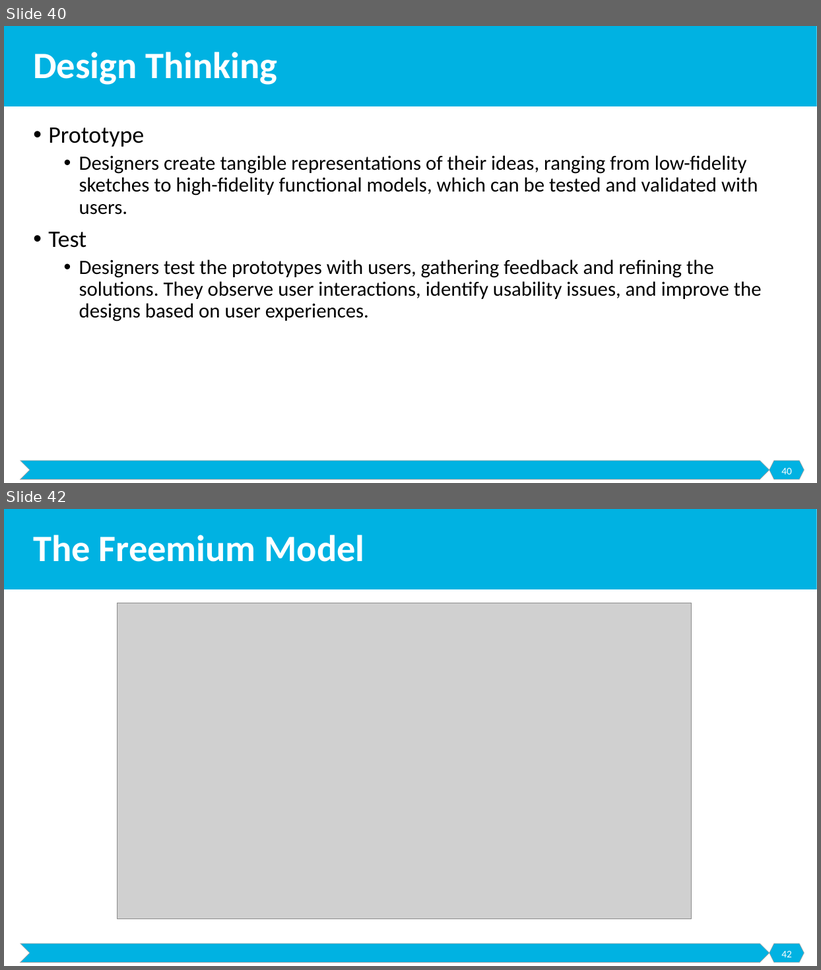
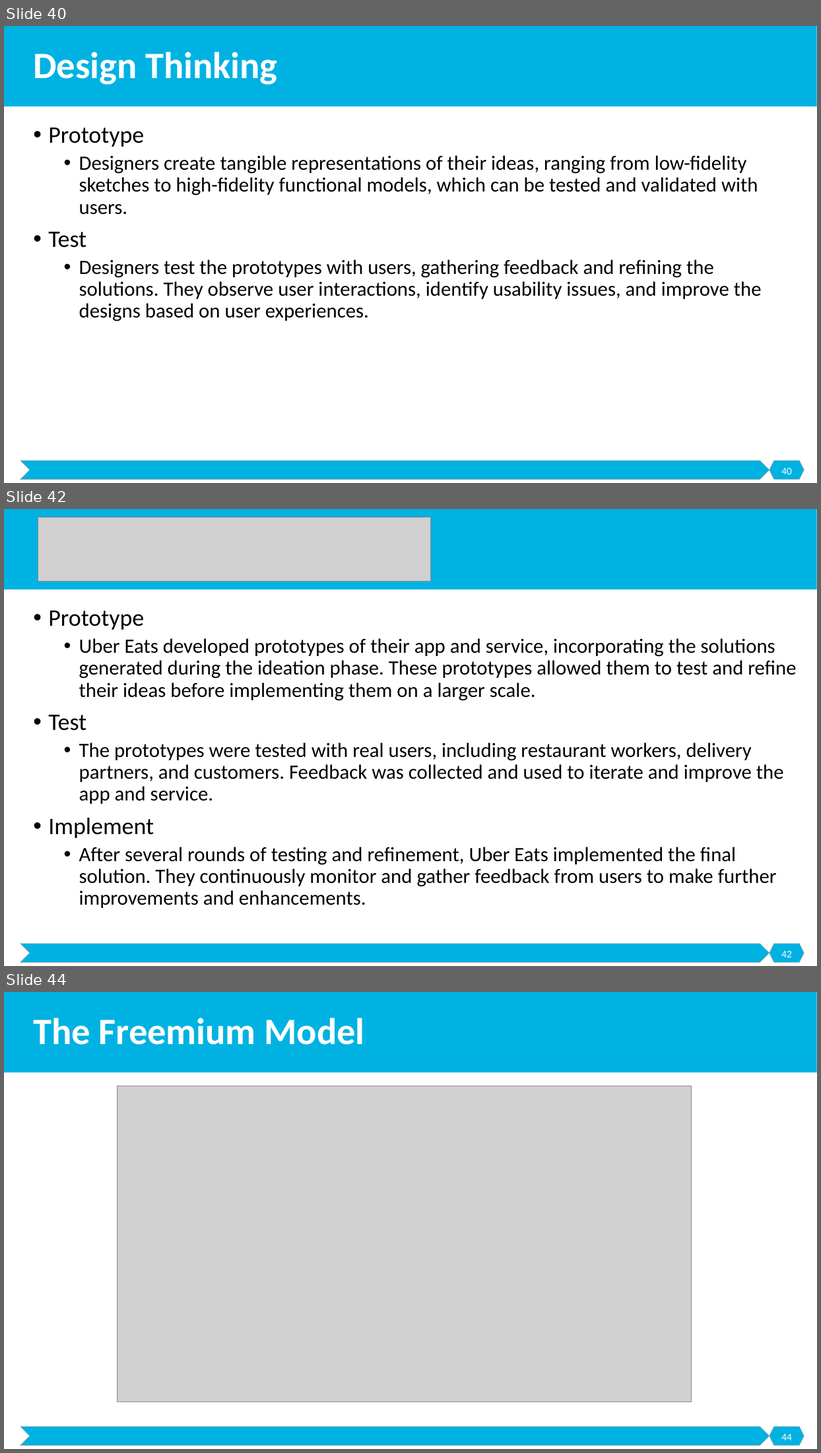
Before and after one commit to malenezi/malenezi, a slide deck: SE495/Lectures/2-Models/Models.pptx. Shown one above the other, each under a label of ours: slides 40 and 42 before the commit, slides 40, 42 and 44 after it; the slides between them are not shown. The pictures are 821x970 and 821x1453 pixels, drawn with LibreOffice and Linux fonts; fonts in the diff are those of the drawing; grey boxes stand for pictures. Boxes give left, top, right and bottom in pixels: in the first picture for what was removed or moved away, otherwise in the second. Text is boxed around its words. In the diff, an @@ line names an element or a change of style, - is before the commit and + after.

```diff
--- a/SE495/Lectures/2-Models/Models.pptx
+++ b/SE495/Lectures/2-Models/Models.pptx
@@ slide 42 added at [4,509,817,966], background #FFFFFF; not listed: 3 template elements that a slide beside it also shows @@
@@ picture added at [38,517,431,582] @@
@@ text added at [48,611,796,908], 24 pt, text #000000 @@
+• Prototype
+  • Uber Eats developed prototypes of their app and service, incorporating the solutions generated during the ideation phase. These prototypes allowed them to test and refine their ideas before implementing them on a larger scale.
+• Test
+  • The prototypes were tested with real users, including restaurant workers, delivery partners, and customers. Feedback was collected and used to iterate and improve the app and service.
+• Implement
+  • After several rounds of testing and refinement, Uber Eats implemented the final solution. They continuously monitor and gather feedback from users to make further improvements and enhancements.
@@ page number added at [781,951,792,958], 12 pt, text #FFFFFF @@
+42
@@ what was slide 42 is now slide 44 @@
@@ page number at [781,1434,792,1441]: text changed @@
-42
+44
```
Also in this commit, not shown: 7 other slides added.
